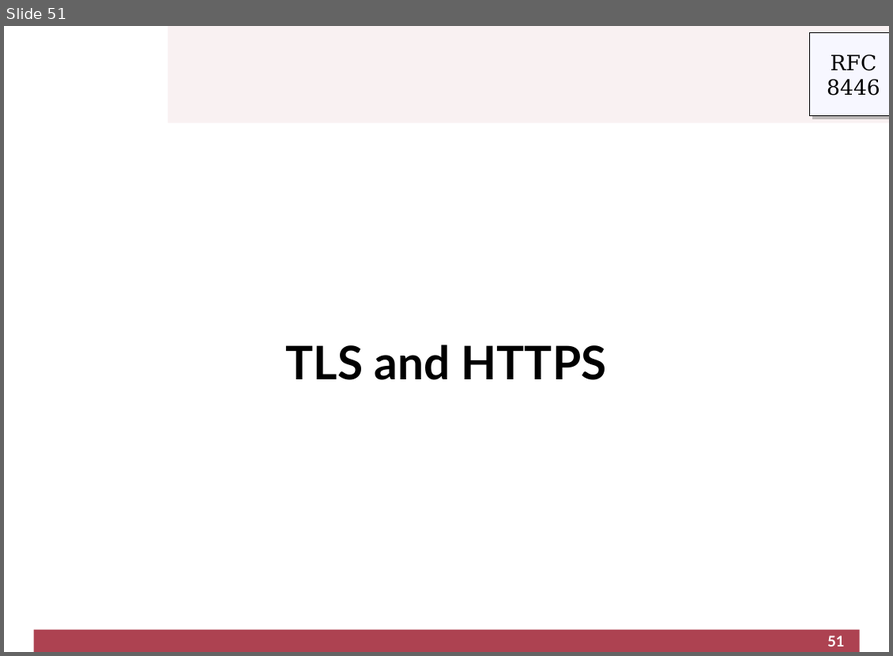
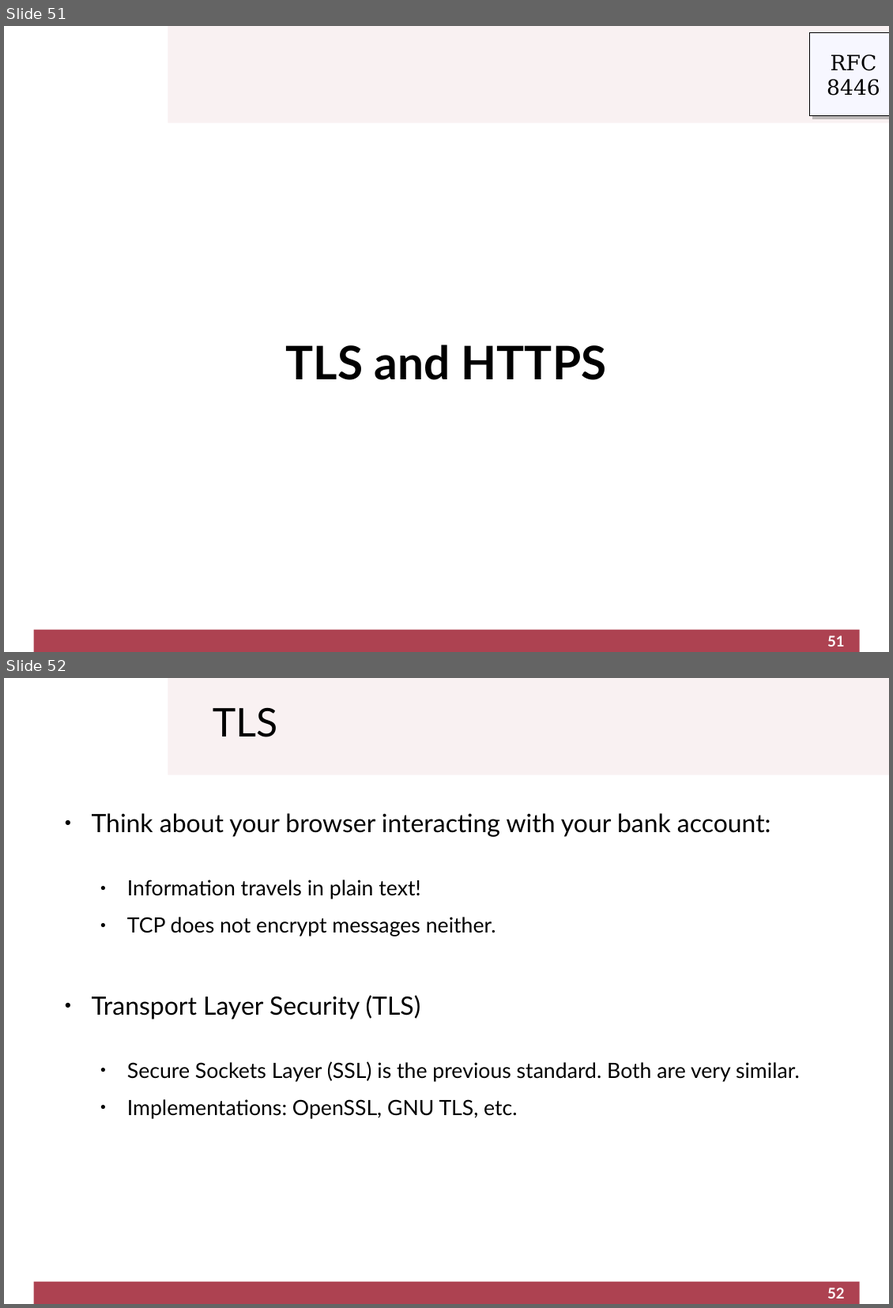
Before and after one commit to cletomartin/redes1, a slide deck: slides/application.odp. Shown one above the other, each under a label of ours: slide 51 before the commit, slides 51 and 52 after it. The pictures are 893x656 and 893x1308 pixels, drawn with LibreOffice and Linux fonts; fonts in the diff are those of the drawing; background and template pictures are left out. Boxes give left, top, right and bottom in pixels: in the first picture for what was removed or moved away, otherwise in the second. Text is boxed around its words. In the diff, an @@ line names an element or a change of style, - is before the commit and + after.

```diff
--- a/slides/application.odp
+++ b/slides/application.odp
@@ slide 52 added at [4, 678, 889, 1304], background #FFFFFF; not listed: 2 template elements that a slide beside it also shows @@
@@ title added at [213, 707, 277, 737], 37.6 pt, text #000000 @@
+TLS
@@ text added at [92, 813, 800, 1119], 20 pt, text #000000 @@
+● Think about your browser interacting with your bank account:
+  ● Information travels in plain text!
+  ● TCP does not encrypt messages neither.
+● Transport Layer Security (TLS)
+  ● Secure Sockets Layer (SSL) is the previous standard. Both are very similar.
+  ● Implementations: OpenSSL, GNU TLS, etc.
@@ page number added at [827, 1287, 845, 1298], 14 pt, text #FFFFFF, bold @@
+52
```
Also in this commit, not shown: 1 slide changed, 4 other slides added, 1 other file.
